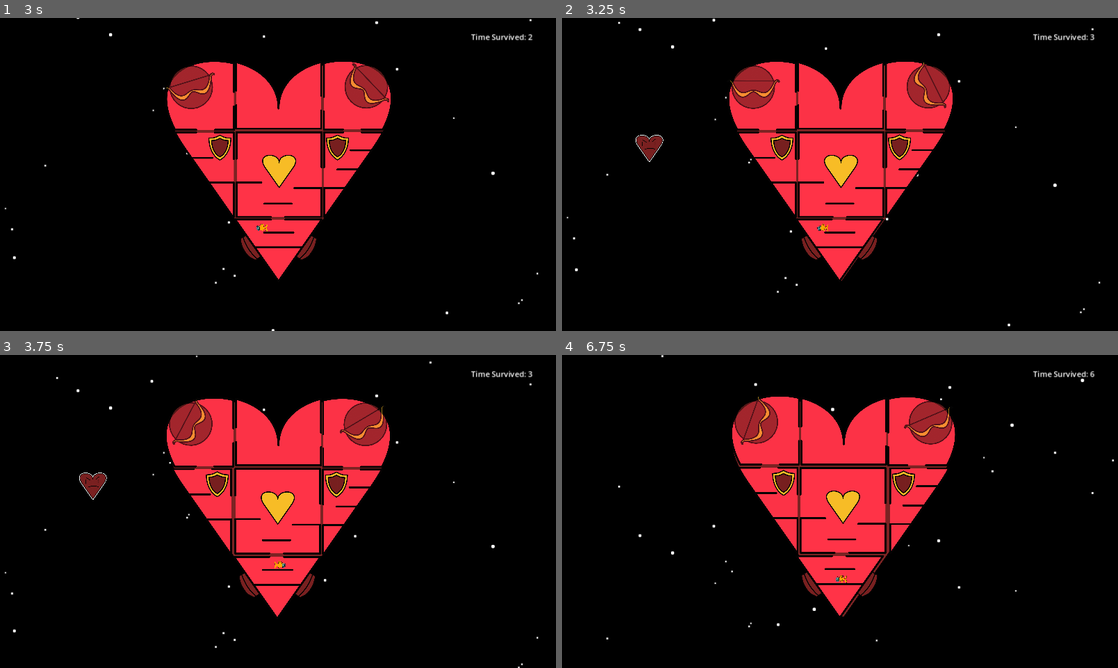
Above: before the commit, frames 1-4 (two rows, left to right).
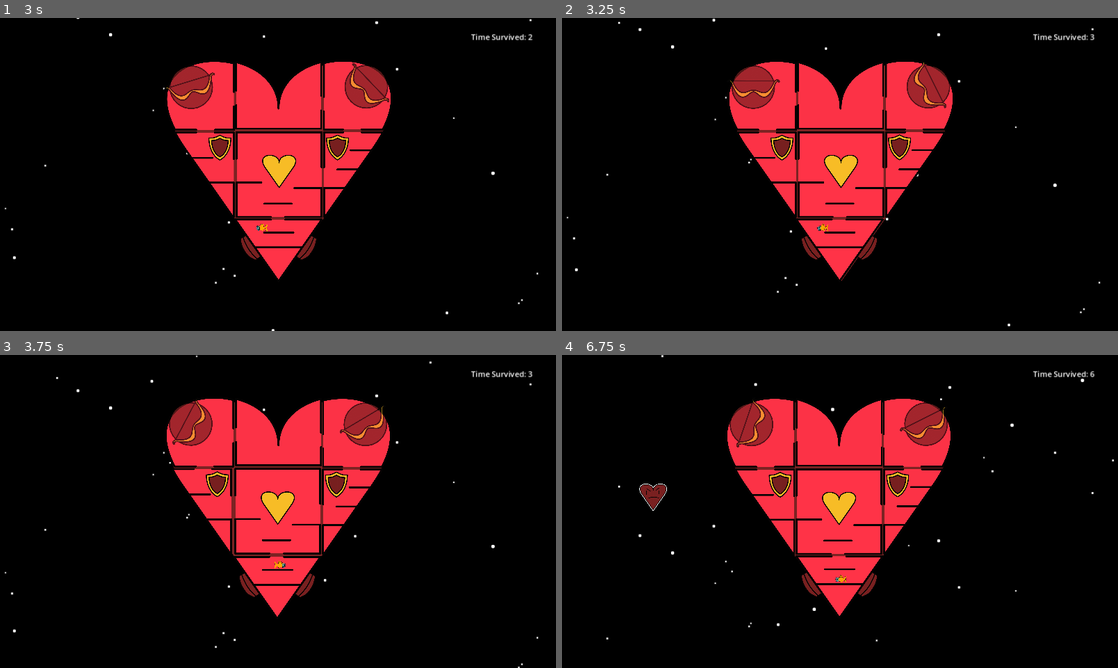
Above: after the commit, the same moments.

Repository: BreannaBre/GodotProject
Game: Godot game, scene res://scenes/main.tscn
Same seed, same stepped clock (60 frames per second), same inputs: the game is played once before the commit and once after it.
Inputs (mouse positions are in pixels of both pictures, inside the frame that each line leads up to):
- Up to frame 1 (3 s): move the mouse to (400, 158) at 0.52 s; hold Right (Player1Right) 0.53-1.25 s; tap / (Player1Interact) at 0.6, 2.1 s; click (400, 158) at 0.67 s; tap Up (Player1Jump) at 0.77 s; drag from (166, 190) to (278, 174) at 1.27 s; move the mouse to (333, 105) at 2.02 s; hold Left (Player1Left) 2.03-2.75 s; drag from (250, 237) to (189, 174) at 2.77 s
- Up to frame 2 (3.25 s): no input
- Up to frame 3 (3.75 s): move the mouse to (444, 558) at 3.52 s; hold Right (Player1Right) from 3.53 s (still down); tap / (Player1Interact) at 3.6 s
- Up to frame 4 (6.75 s): tap Up (Player1Jump) at 3.77 s; release Right (Player1Right) at 4.25 s; drag from (673, 464) to (778, 483) at 4.27 s; move the mouse to (867, 511) at 5.02 s; hold Right (Player1Right) 5.03-5.75 s; tap / (Player1Interact) at 5.1, 6.6 s; click (867, 511) at 5.17 s; drag from (756, 433) to (928, 511) at 5.77 s; move the mouse to (962, 495) at 6.52 s; hold Left (Player1Left) from 6.53 s (still down)

Frame 1 is identical in both runs. In frame 2, 0.2% of the frame differs, in the area x 13-19%, y 37-46%; in frame 3, 0.2%; in frame 4, 5.4%, in the area x 13-71%, y 13-84%.

Commit message:
adjusted enemy spawning

Diff:
--- a/src/main.gd
+++ b/src/main.gd
@@ -18,8 +18,9 @@
 const ANGRY_FACE_SCENE := preload("res://scenes/love_bomb.tscn")
 var enemies: Array[Enemy] = []
 var windowSize := DisplayServer.screen_get_size()
-const SPAWN_DELTA := 0.25
-const INIT_DELAY := 3.0
+const SPAWN_DELTA := 0.0625
+const INIT_DELAY := 6.0
+const MIN_DELAY := 3.0
 var spawn_delay: float
 var spawn_tick_acc: float
 
@@ -114,8 +115,9 @@
 	spawn_tick_acc += delta
 	if (spawn_tick_acc > spawn_delay):
 		spawn_tick_acc = 0
-		spawn_delay = maxf(spawn_delay - SPAWN_DELTA, SPAWN_DELTA)
-		var location := windowSize.x/2 * Vector2.from_angle(randf_range(-PI, 0))
+		spawn_delay = maxf(spawn_delay - SPAWN_DELTA, MIN_DELAY)
+		var location := windowSize.y/2 * Vector2.from_angle(randf_range(-PI, 0))
+		location.x = windowSize.x/2 * signf(location.x)
 		var new_enemy := add_enemy(ANGRY_FACE_SCENE, location + core_coords)
 		new_enemy.set_target(core_coords)
 
--- a/src/room.gd
+++ b/src/room.gd
@@ -15,7 +15,7 @@
 var reattach_work: float = 0
 var repair_sign: Sprite2D
 var powered := false
-var breakaway_visual = Color(1,1,1,1)
+var breakaway_visual := Color(1,1,1,1)
 
 # This sets up defaults for the RigidBody2D, so make sure body has been
 # properly assigned!
@@ -42,7 +42,7 @@
 		if breakaway < 0:
 			breakaway = 0
 #Currently color darkens over time, may make modular if that looks better
-	var rgb_values = 1-(breakaway/70)
+	var rgb_values := 1-(breakaway/70)
 	if rgb_values < 0.15:
 		rgb_values = 0.15
 	breakaway_visual = Color(rgb_values, rgb_values, rgb_values, 1)
